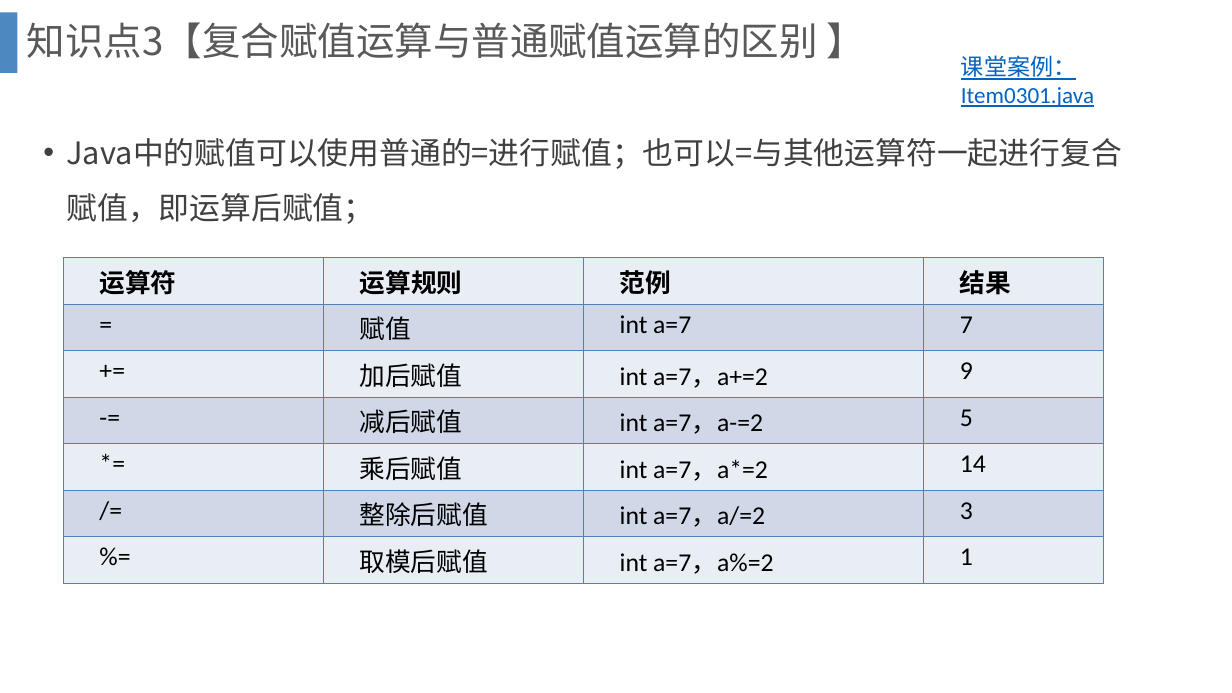
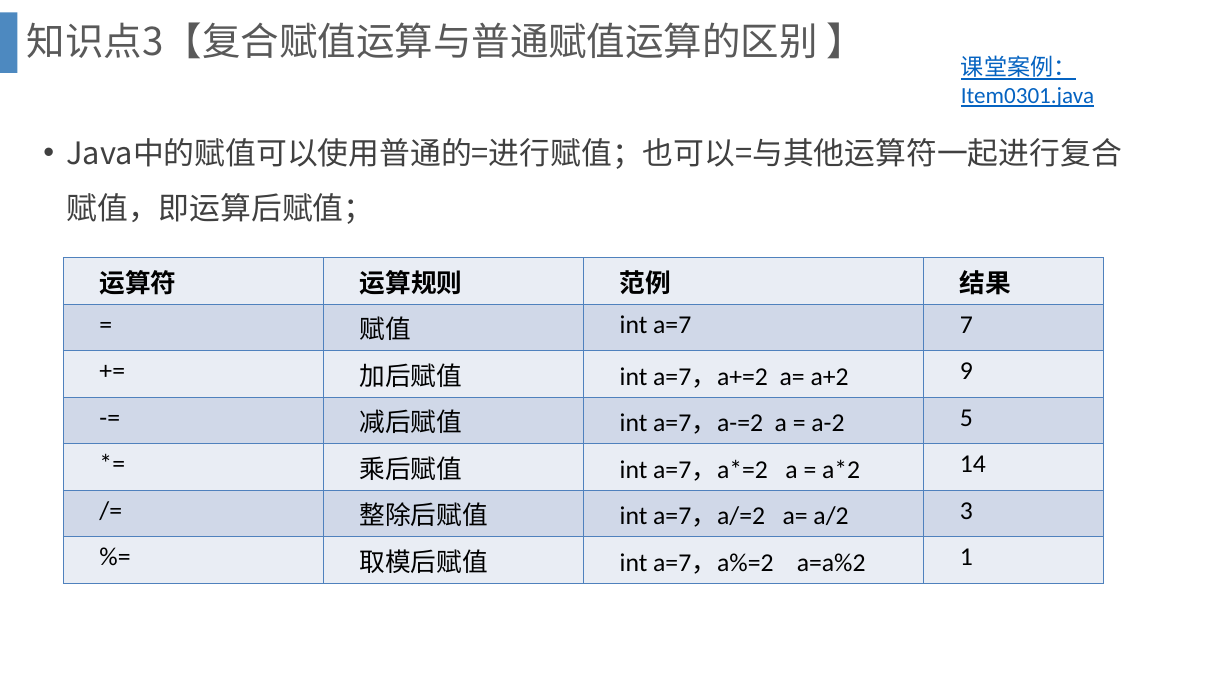
Before and after one commit to gcl-ant/study, a slide deck: slide 84 of gcl/教案/JavaPPT/JavaPPT/2.pptx. Drawn at 1232x693 pixels with LibreOffice and Linux fonts; fonts in the diff are those of the drawing; background and template pictures are left out. Boxes give left, top, right and bottom in pixels: in the first picture for what was removed or moved away, otherwise in the second. Text is boxed around its words. In the diff, an @@ line names an element or a change of style, - is before the commit and + after.

```diff
--- a/gcl/教案/JavaPPT/JavaPPT/2.pptx
+++ b/gcl/教案/JavaPPT/JavaPPT/2.pptx
@@ table at <box>64,258,1104,578</box> @@
-row 3, column 3: int a=7，a+=2
+row 3, column 3: int a=7，a+=2 a= a+2
-row 4, column 3: int a=7，a-=2
+row 4, column 3: int a=7，a-=2 a = a-2
-row 5, column 3: int a=7，a*=2
+row 5, column 3: int a=7，a*=2 a = a*2
-row 6, column 3: int a=7，a/=2
+row 6, column 3: int a=7，a/=2 a= a/2
-row 7, column 3: int a=7，a%=2
+row 7, column 3: int a=7，a%=2 a=a%2
```
Also in this commit, not shown: 4 other slides changed, 8 other files.
